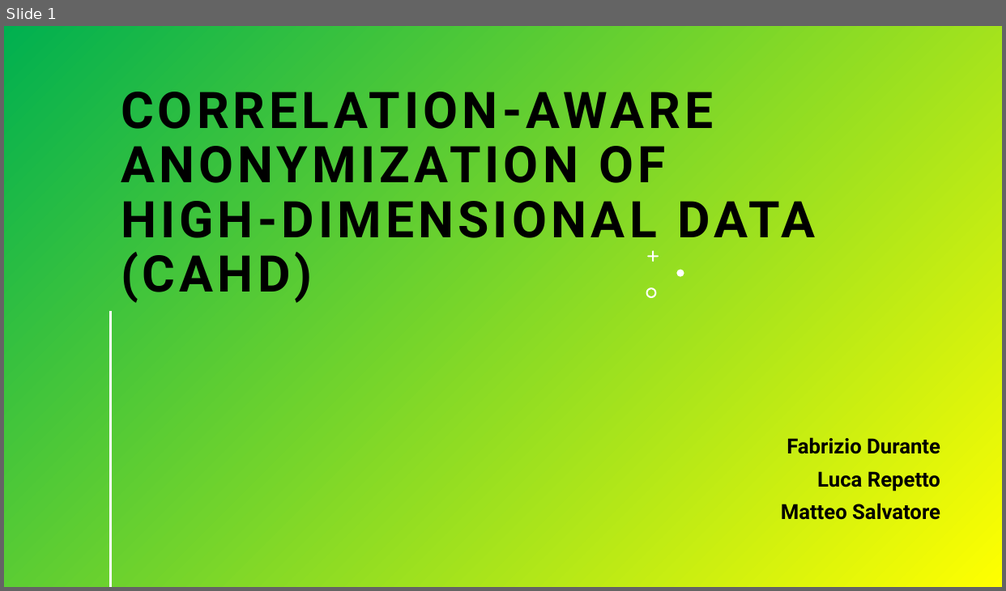
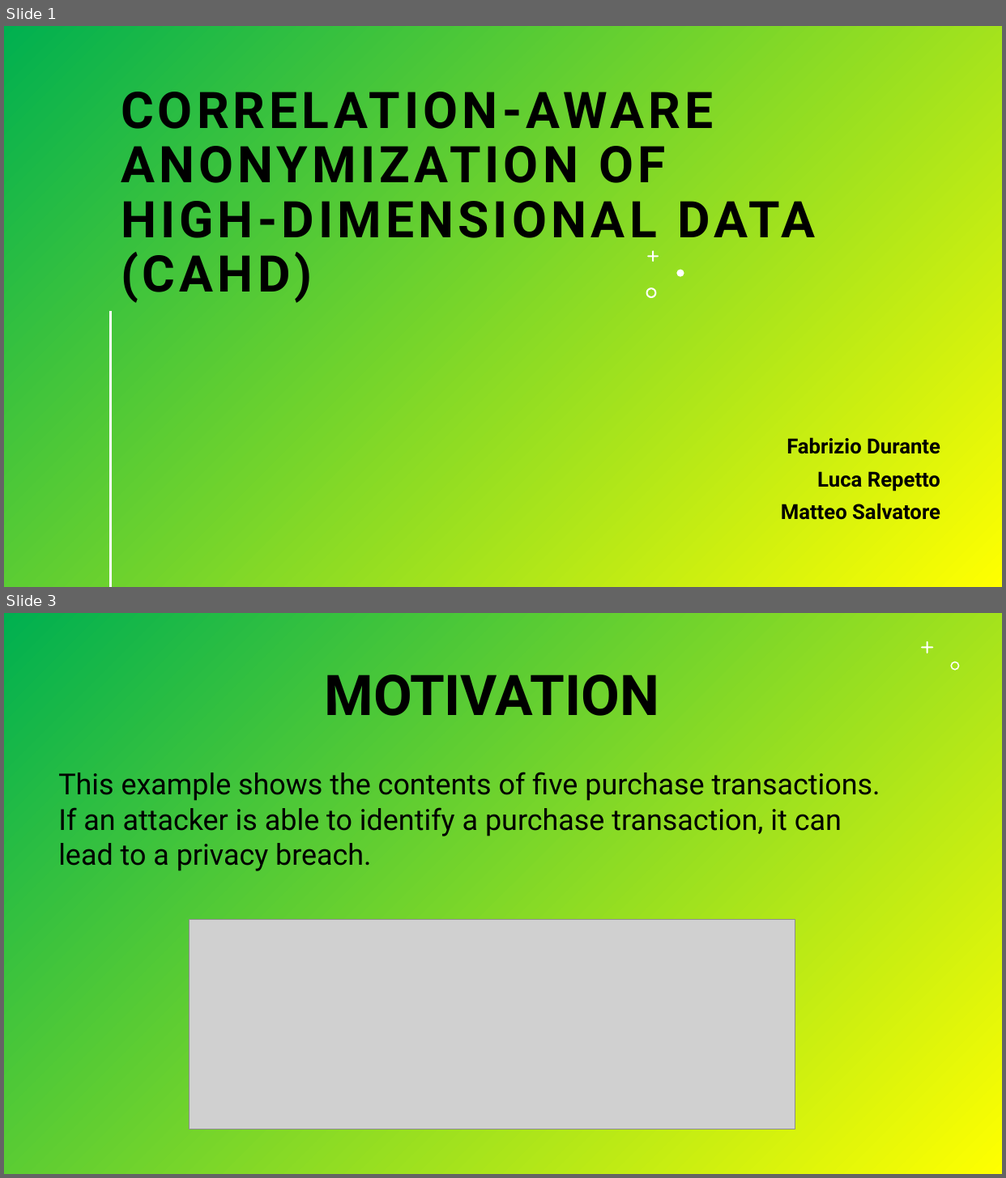
Before and after one commit to Durante94/Data-Protection-Privacy, a slide deck: Presentazione/presentazione.pptx. Shown one above the other, each under a label of ours: slide 1 before the commit, slides 1 and 3 after it; the slides between them are not shown. The pictures are 1006x591 and 1006x1178 pixels, drawn with LibreOffice and Linux fonts; fonts in the diff are those of the drawing; grey boxes stand for pictures. Boxes give left, top, right and bottom in pixels: in the first picture for what was removed or moved away, otherwise in the second. Text is boxed around its words. In the diff, an @@ line names an element or a change of style, - is before the commit and + after.

```diff
--- a/Presentazione/presentazione.pptx
+++ b/Presentazione/presentazione.pptx
@@ slide 3 added at <box>4,613,1002,1174</box>, background gradient #00B050 to #FFFF00 @@
@@ freeform shape added at <box>921,641,934,654</box>, fill #FFFFFF @@
@@ title added at <box>324,675,659,728</box>, 54 pt, text #000000, bold @@
+MOTIVATION
@@ freeform shape added at <box>951,662,960,671</box>, fill #FFFFFF @@
@@ text added at <box>58,772,880,871</box>, 28 pt, text #000000 @@
+This example shows the contents of five purchase transactions.
+If an attacker is able to identify a purchase transaction, it can
+lead to a privacy breach.
@@ picture added at <box>189,920,795,1130</box> @@
```
Also in this commit, not shown: 13 slides changed, 2 other slides added, 5 slides removed, 1 other file.
